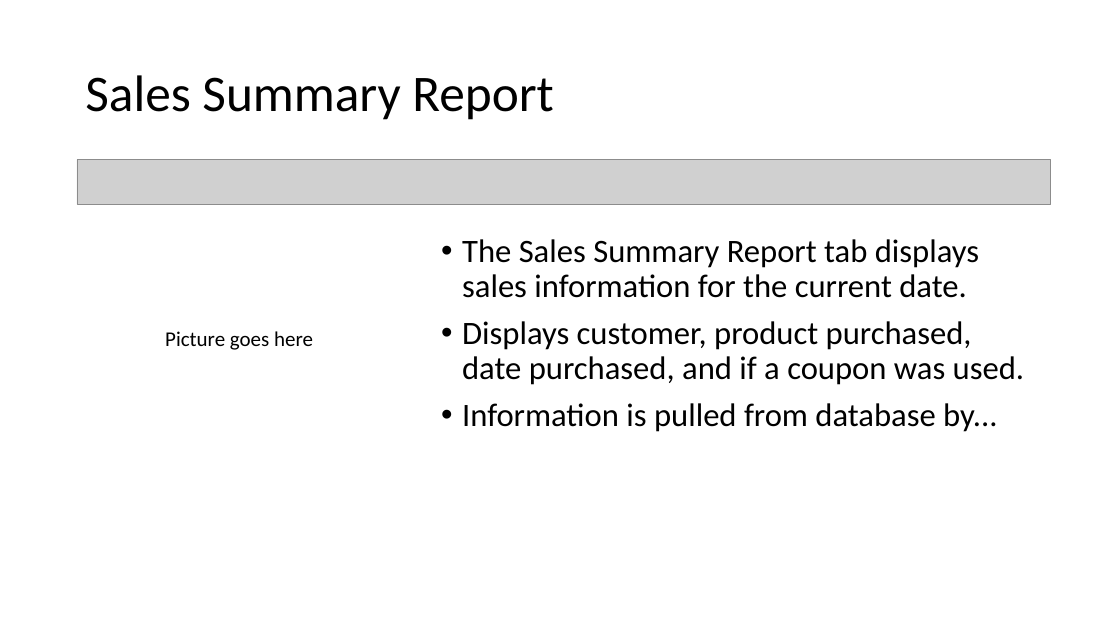
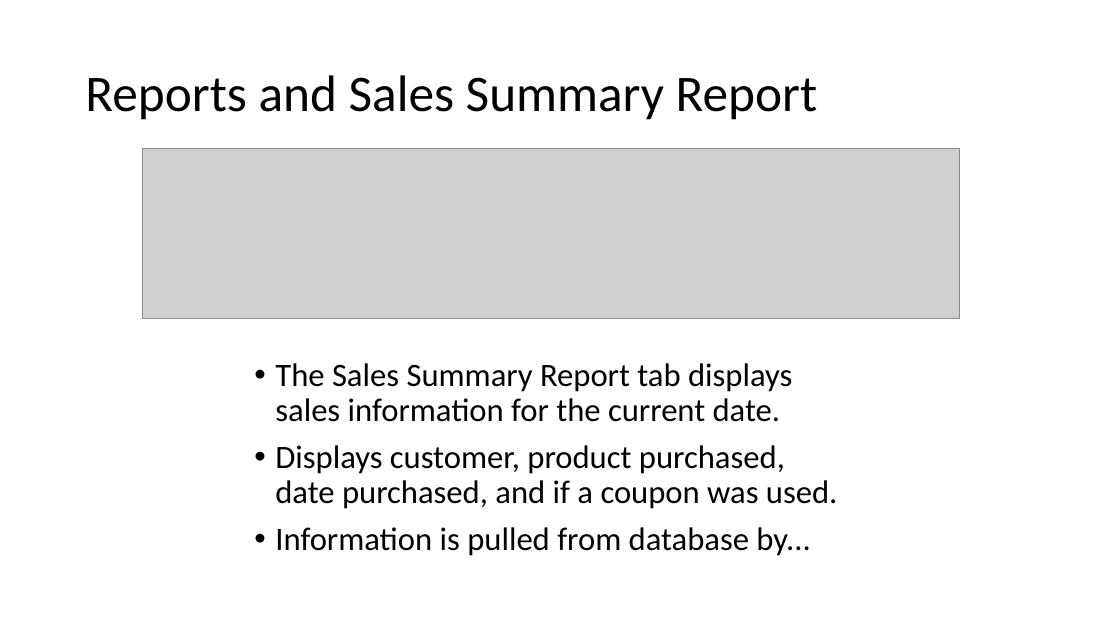
Before and after one commit to nwautomator/CSc6370, a slide deck: slide 12 of documents/MamaG_Presentation.pptx (slide 6 before the commit). Drawn at 1120x630 pixels with LibreOffice and Linux fonts; fonts in the diff are those of the drawing; grey boxes stand for pictures. Boxes give left, top, right and bottom in pixels: in the first picture for what was removed or moved away, otherwise in the second. Text is boxed around its words. In the diff, an @@ line names an element or a change of style, - is before the commit and + after.

```diff
--- a/documents/MamaG_Presentation.pptx
+++ b/documents/MamaG_Presentation.pptx
@@ title at <box>85,75,818,120</box>: text changed @@
-Sales Summary Report
+Reports and Sales Summary Report
@@ picture added at <box>143,148,960,318</box> @@
@@ picture removed at <box>77,160,1051,204</box> @@
@@ text removed at <box>165,331,313,350</box> @@
-Picture goes here
@@ text "The Sales Summary Report tab ...": place and size @@
-text "The Sales Summary Report tab ..." at <box>462,239,1024,432</box>
+text "The Sales Summary Report tab ..." at <box>275,363,837,556</box>
```
Also in this commit, not shown: 7 other slides changed.
